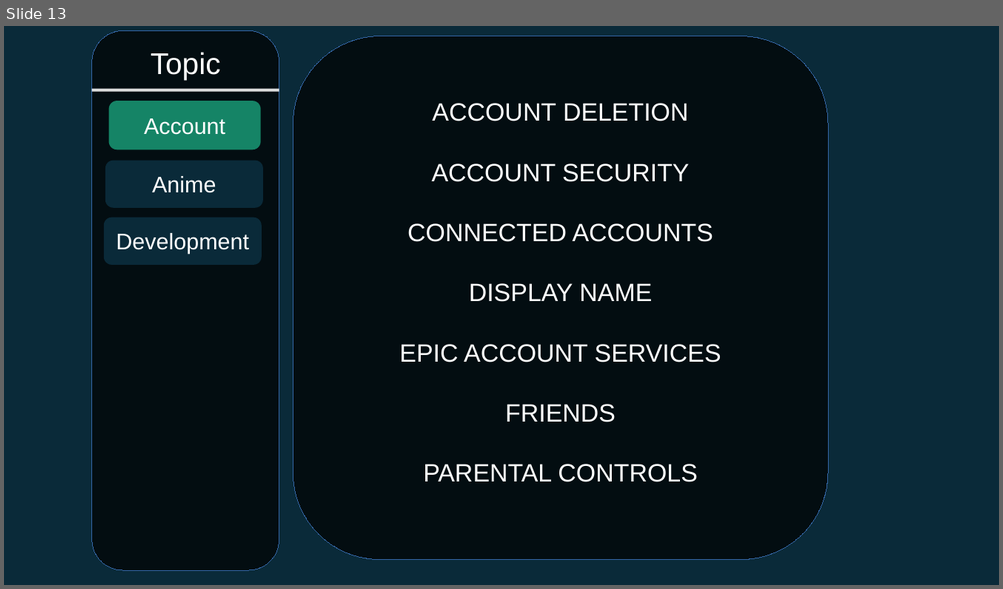
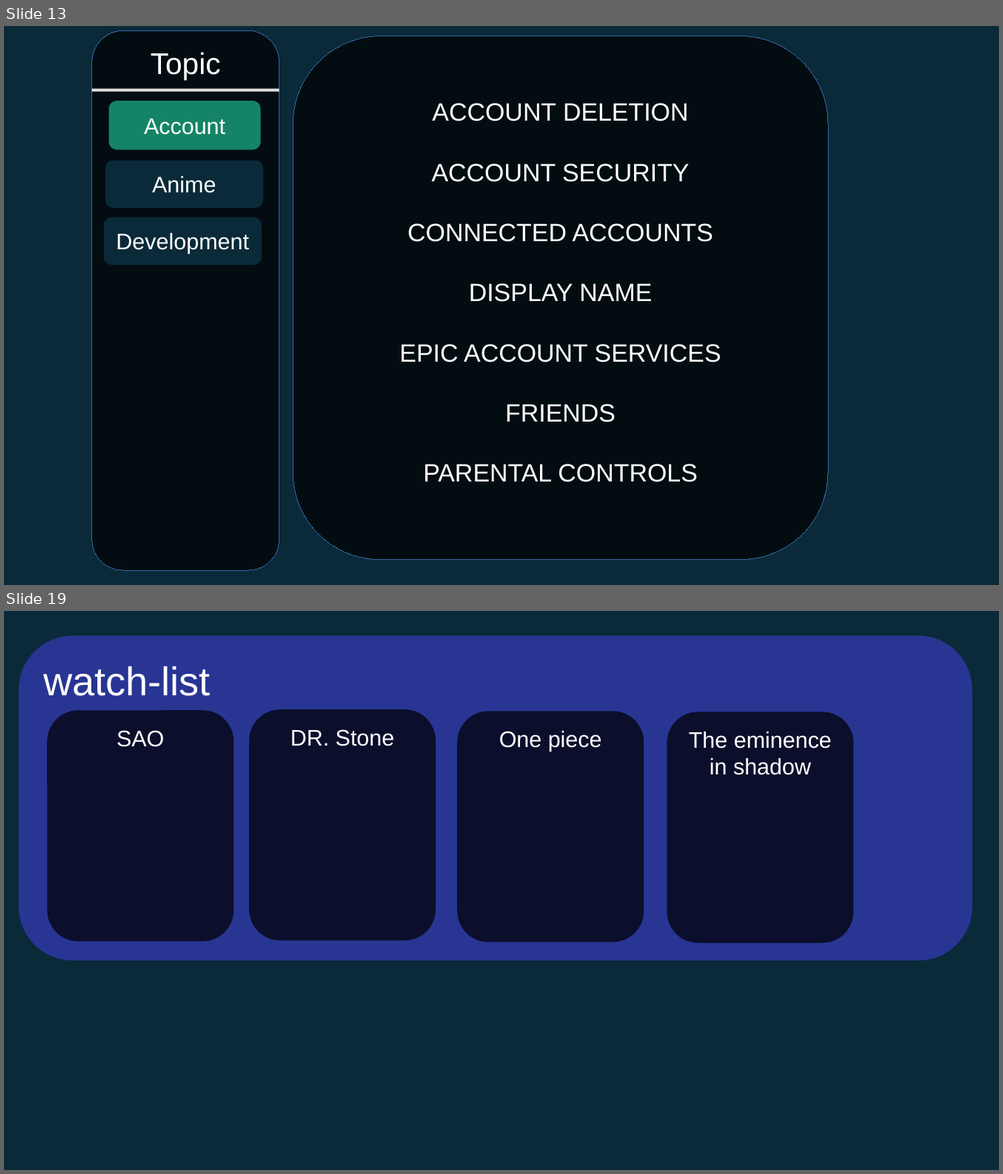
Before and after one commit to lebgdu543/OfflineAnime, a slide deck: offline anime website.odp. Shown one above the other, each under a label of ours: slide 13 before the commit, slides 13 and 19 after it; the slides between them are not shown. The pictures are 1003x589 and 1003x1174 pixels, drawn with LibreOffice and Linux fonts; fonts in the diff are those of the drawing. Boxes give left, top, right and bottom in pixels: in the first picture for what was removed or moved away, otherwise in the second. Text is boxed around its words. In the diff, an @@ line names an element or a change of style, - is before the commit and + after.

```diff
--- a/offline anime website.odp
+++ b/offline anime website.odp
@@ slide 19 added at (x1=4, y1=611, x2=999, y2=1170), background #0A2A39 @@
@@ rounded rectangle added at (x1=19, y1=635, x2=971, y2=960), fill #283593, 32 pt, text #FFFFFF @@
+watch-list
@@ freeform shape added at (x1=48, y1=710, x2=234, y2=941), fill #000000 at 70% opacity, 18 pt, text #FFFFFF @@
+SAO
@@ freeform shape added at (x1=250, y1=709, x2=436, y2=940), fill #000000 at 70% opacity, 18 pt, text #FFFFFF @@
+DR. Stone
@@ freeform shape added at (x1=457, y1=711, x2=644, y2=943), fill #000000 at 70% opacity, 18 pt, text #FFFFFF @@
+One piece
@@ freeform shape added at (x1=666, y1=712, x2=854, y2=943), fill #000000 at 70% opacity, 18 pt, text #FFFFFF @@
+The eminence in shadow
```
Also in this commit, not shown: 1 slide changed, 4 other slides added.
